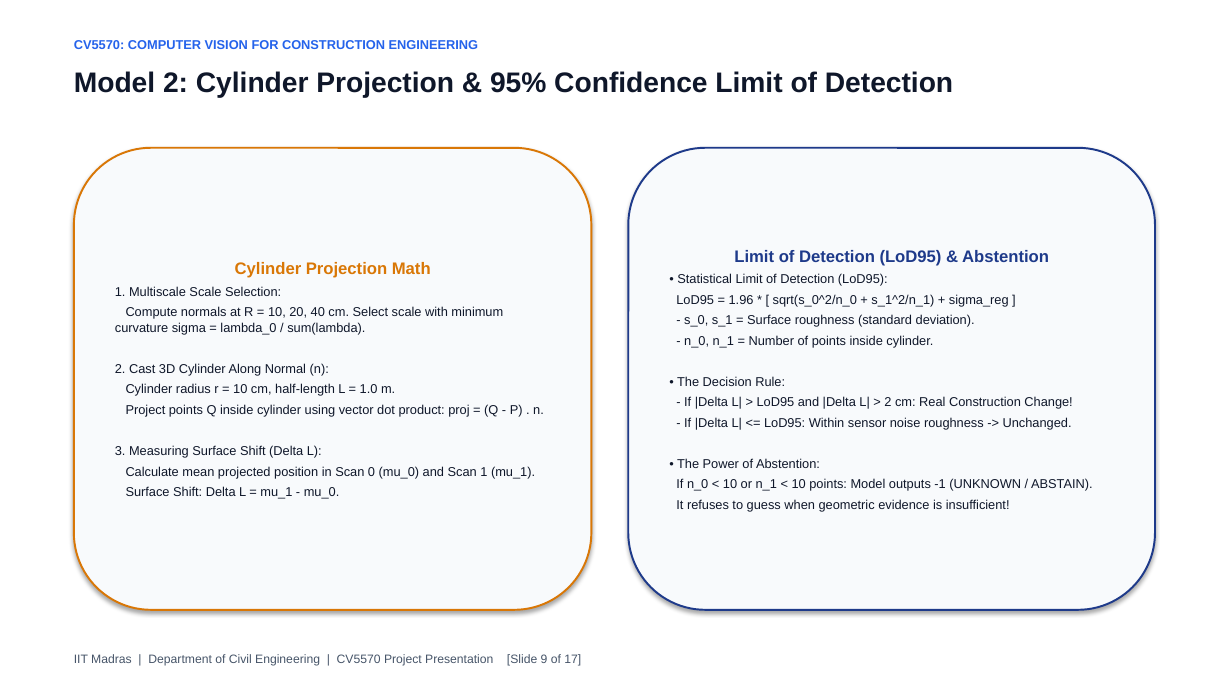
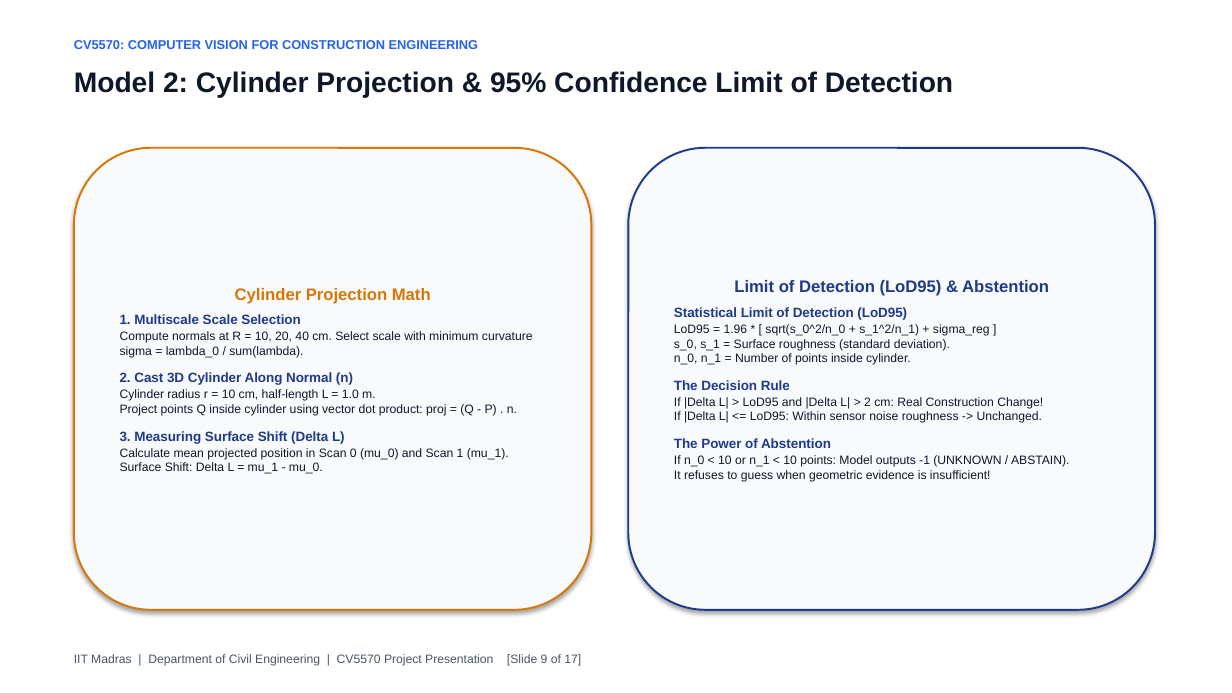
Before and after one commit to Gopal1909/Visioners_2.0, a slide deck: slide 9 of CV5570_Comprehensive_Final_Presentation.pptx. Drawn at 1232x693 pixels with LibreOffice and Linux fonts; fonts in the diff are those of the drawing. Boxes give left, top, right and bottom in pixels: in the first picture for what was removed or moved away, otherwise in the second. Text is boxed around its words. In the diff, an @@ line names an element or a change of style, - is before the commit and + after.

Commit message:
Enhance Colab demo with individual scan views and combined overlay; polish presentation with strictly flush-left human typography

```diff
--- a/CV5570_Comprehensive_Final_Presentation.pptx
+++ b/CV5570_Comprehensive_Final_Presentation.pptx
@@ text in rounded rectangle at (120,314,300,324): text changed; size 10 to 10.5 pt; text colour #0F172A to #1E3A8A; bold on @@
-1. Multiscale Scale Selection:
+1. Multiscale Scale Selection
@@ text in rounded rectangle at (674,307,1070,482): text changed; size 10 to 9.5 pt @@
-• Statistical Limit of Detection (LoD95):
-LoD95 = 1.96 * [ sqrt(s_0^2/n_0 + s_1^2/n_1) + sigma_reg ]
-- s_0, s_1 = Surface roughness (standard deviation).
-- n_0, n_1 = Number of points inside cylinder.
-• The Decision Rule:
-- If |Delta L| > LoD95 and |Delta L| > 2 cm: Real Construction Change!
-- If |Delta L| <= LoD95: Within sensor noise roughness -> Unchanged.
-• The Power of Abstention:
-If n_0 < 10 or n_1 < 10 points: Model outputs -1 (UNKNOWN / ABSTAIN).
-It refuses to guess when geometric evidence is insufficient!
+Statistical Limit of Detection (LoD95)
+LoD95 = 1.96 * [ sqrt(s_0^2/n_0 + s_1^2/n_1) + sigma_reg ]
+s_0, s_1 = Surface roughness (standard deviation).
+n_0, n_1 = Number of points inside cylinder.
+The Decision Rule
+If |Delta L| > LoD95 and |Delta L| > 2 cm: Real Construction Change!
+If |Delta L| <= LoD95: Within sensor noise roughness -> Unchanged.
+The Power of Abstention
+If n_0 < 10 or n_1 < 10 points: Model outputs -1 (UNKNOWN / ABSTAIN).
+It refuses to guess when geometric evidence is insufficient!
@@ text in rounded rectangle at (120,331,533,358): size 10 to 9.5 pt in "Compute normals at R = 10, 20, ..."; less space between paragraphs @@
@@ text in rounded rectangle at (120,372,517,474): text changed; size 10 to 9.5 pt @@
-2. Cast 3D Cylinder Along Normal (n):
-Cylinder radius r = 10 cm, half-length L = 1.0 m.
-Project points Q inside cylinder using vector dot product: proj = (Q - P) . n.
-3. Measuring Surface Shift (Delta L):
-Calculate mean projected position in Scan 0 (mu_0) and Scan 1 (mu_1).
-Surface Shift: Delta L = mu_1 - mu_0.
+2. Cast 3D Cylinder Along Normal (n)
+Cylinder radius r = 10 cm, half-length L = 1.0 m.
+Project points Q inside cylinder using vector dot product: proj = (Q - P) . n.
+3. Measuring Surface Shift (Delta L)
+Calculate mean projected position in Scan 0 (mu_0) and Scan 1 (mu_1).
+Surface Shift: Delta L = mu_1 - mu_0.
```
Also in this commit, not shown: 16 other slides changed, 7 other files.
